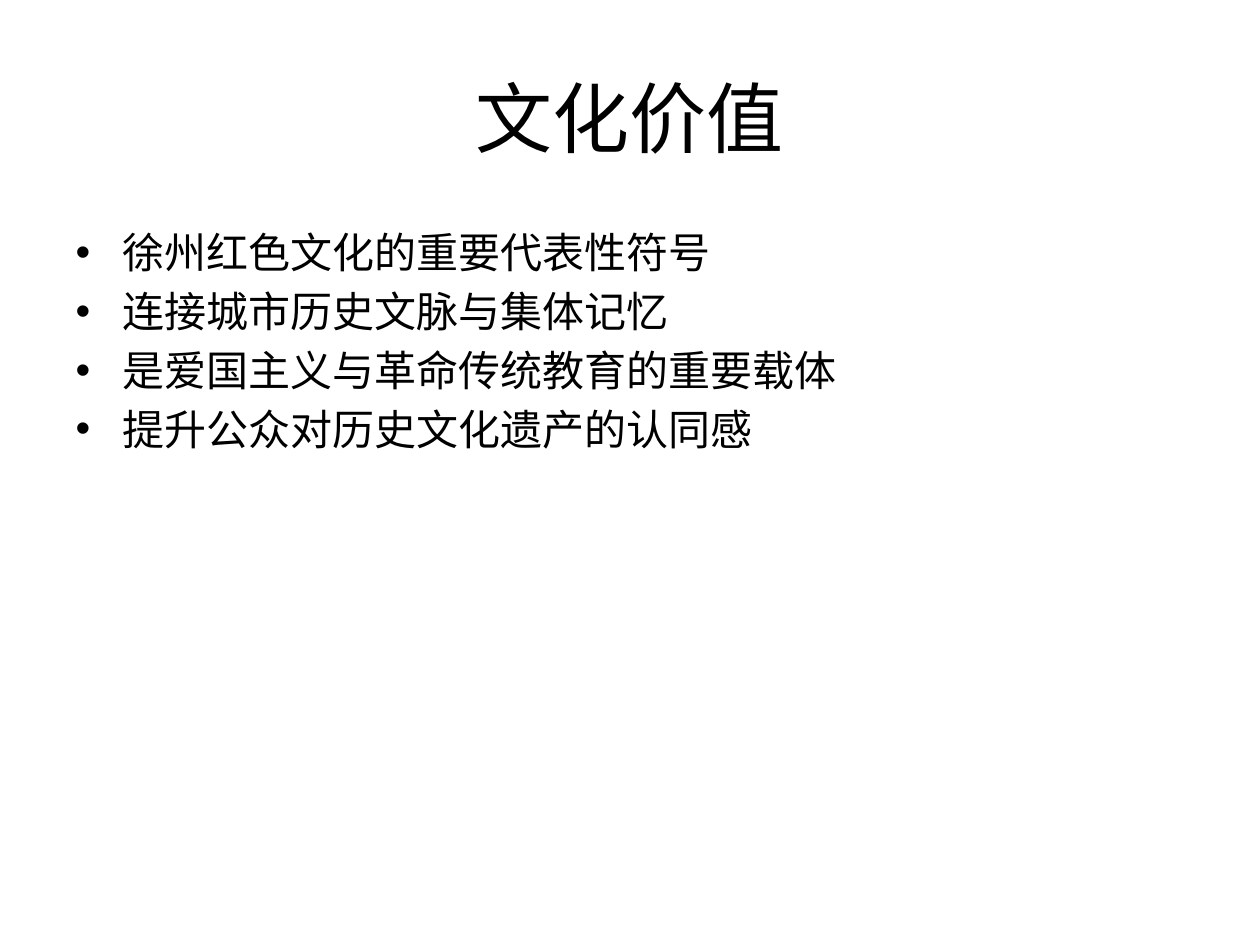
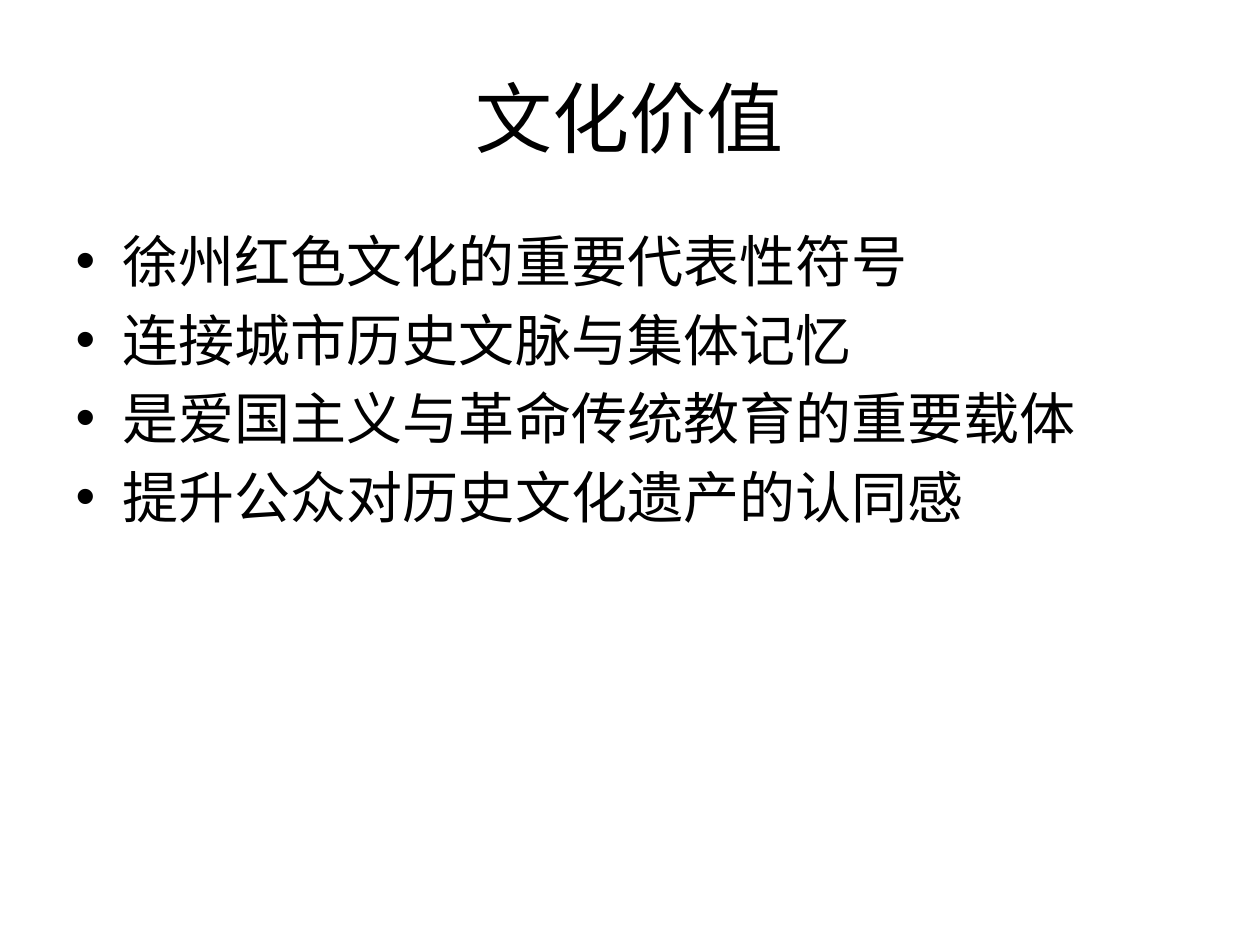
Before and after one commit to sign110/lan_qiao_bei, a slide deck: slide 6 of 淮塔（淮海战役烈士纪念塔）课堂汇报.pptx. Drawn at 1260x945 pixels with LibreOffice and Linux fonts; fonts in the diff are those of the drawing. Boxes give left, top, right and bottom in pixels: in the first picture for what was removed or moved away, otherwise in the second. Text is boxed around its words. In the diff, an @@ line names an element or a change of style, - is before the commit and + after.

```diff
--- a/淮塔（淮海战役烈士纪念塔）课堂汇报.pptx
+++ b/淮塔（淮海战役烈士纪念塔）课堂汇报.pptx
@@ text "徐州红色文化的重要代表性符号" at (123, 234, 1075, 523): size 24 to 32 pt, font Noto Sans CJK SC to Calibri; more space between paragraphs @@
```
Also in this commit, not shown: 8 other slides changed, 1 other file.
